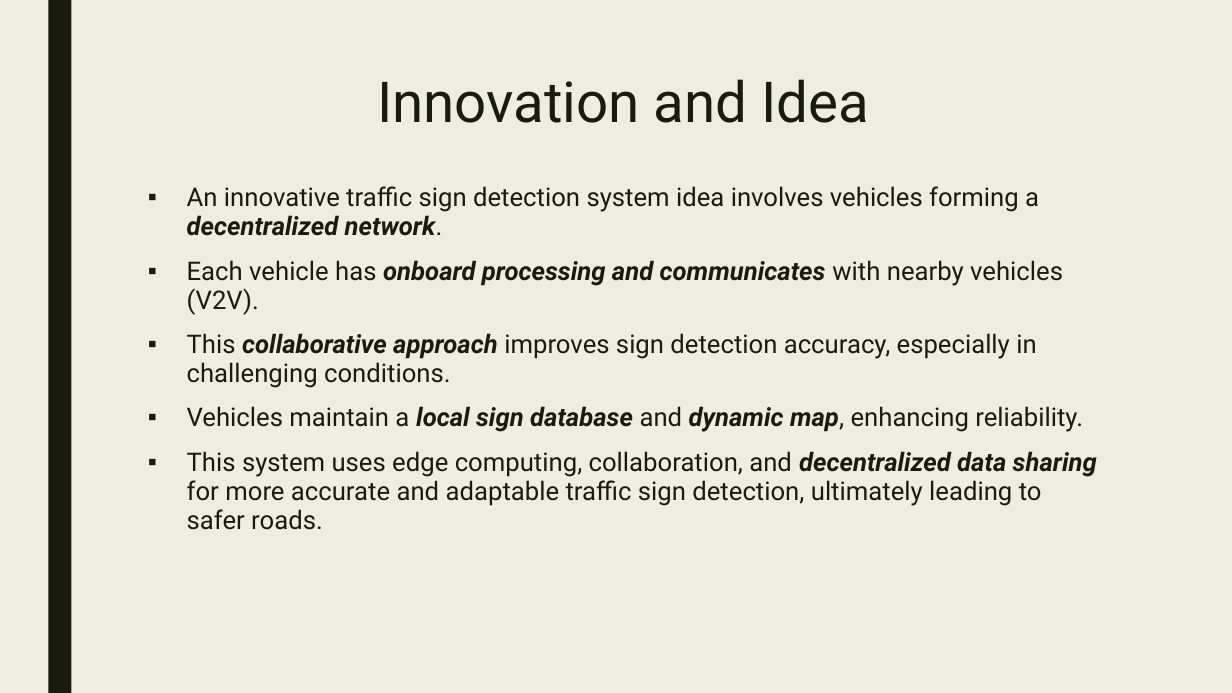
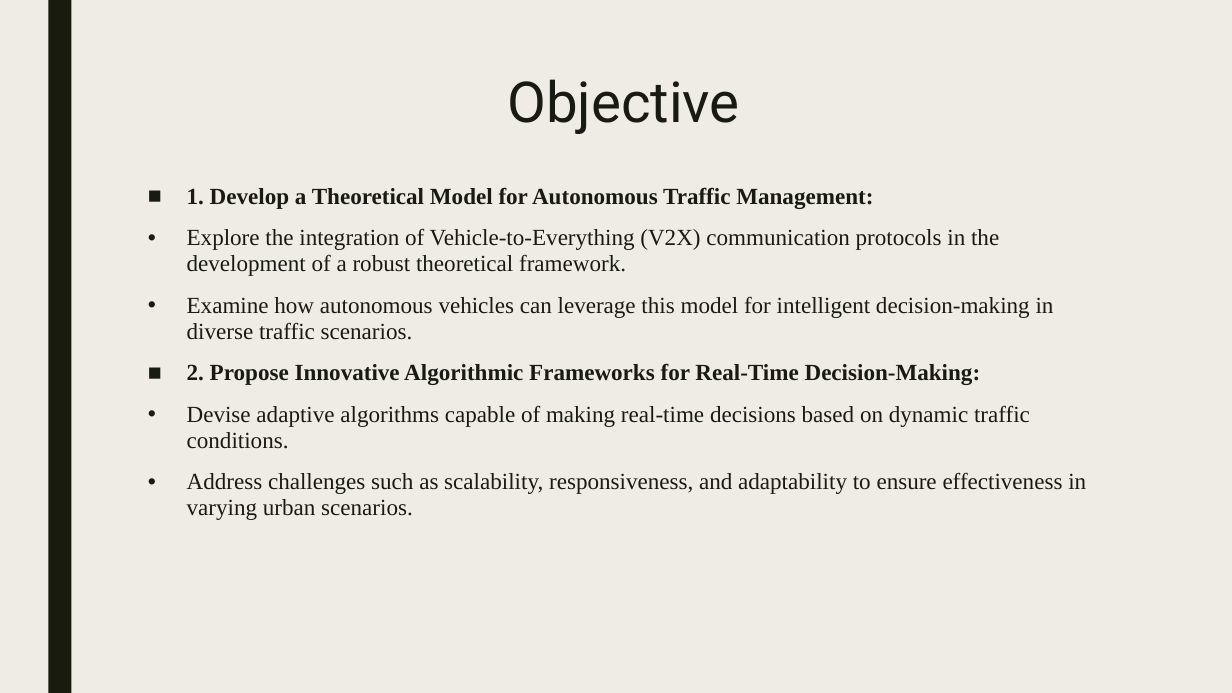
Before and after one commit to ADITYAz2002/Minor-Project, a slide deck: slide 6 of Zeroth Review 2.pptx. Drawn at 1232x693 pixels with LibreOffice and Linux fonts; fonts in the diff are those of the drawing. Boxes give left, top, right and bottom in pixels: in the first picture for what was removed or moved away, otherwise in the second. Text is boxed around its words. In the diff, an @@ line names an element or a change of style, - is before the commit and + after.

```diff
--- a/Zeroth Review 2.pptx
+++ b/Zeroth Review 2.pptx
@@ title at <box>507,79,739,134</box>: text changed @@
-Innovation and Idea
+Objective
@@ text at <box>187,187,1086,520</box>: text changed; size 20 to 18 pt; font Roboto to Times New Roman @@
-▪ An innovative traffic sign detection system idea involves vehicles forming a decentralized network.
-▪ Each vehicle has onboard processing and communicates with nearby vehicles (V2V).
-▪ This collaborative approach improves sign detection accuracy, especially in challenging conditions.
-▪ Vehicles maintain a local sign database and dynamic map, enhancing reliability.
-▪ This system uses edge computing, collaboration, and decentralized data sharing for more accurate and adaptable traffic sign detection, ultimately leading to safer roads.
+■ 1. Develop a Theoretical Model for Autonomous Traffic Management:
+• Explore the integration of Vehicle-to-Everything (V2X) communication protocols in the development of a robust theoretical framework.
+• Examine how autonomous vehicles can leverage this model for intelligent decision-making in diverse traffic scenarios.
+■ 2. Propose Innovative Algorithmic Frameworks for Real-Time Decision-Making:
+• Devise adaptive algorithms capable of making real-time decisions based on dynamic traffic conditions.
+• Address challenges such as scalability, responsiveness, and adaptability to ensure effectiveness in varying urban scenarios.
```
Also in this commit, not shown: 4 other slides changed, 3 slides added, 6 slides removed, 15 other files.
